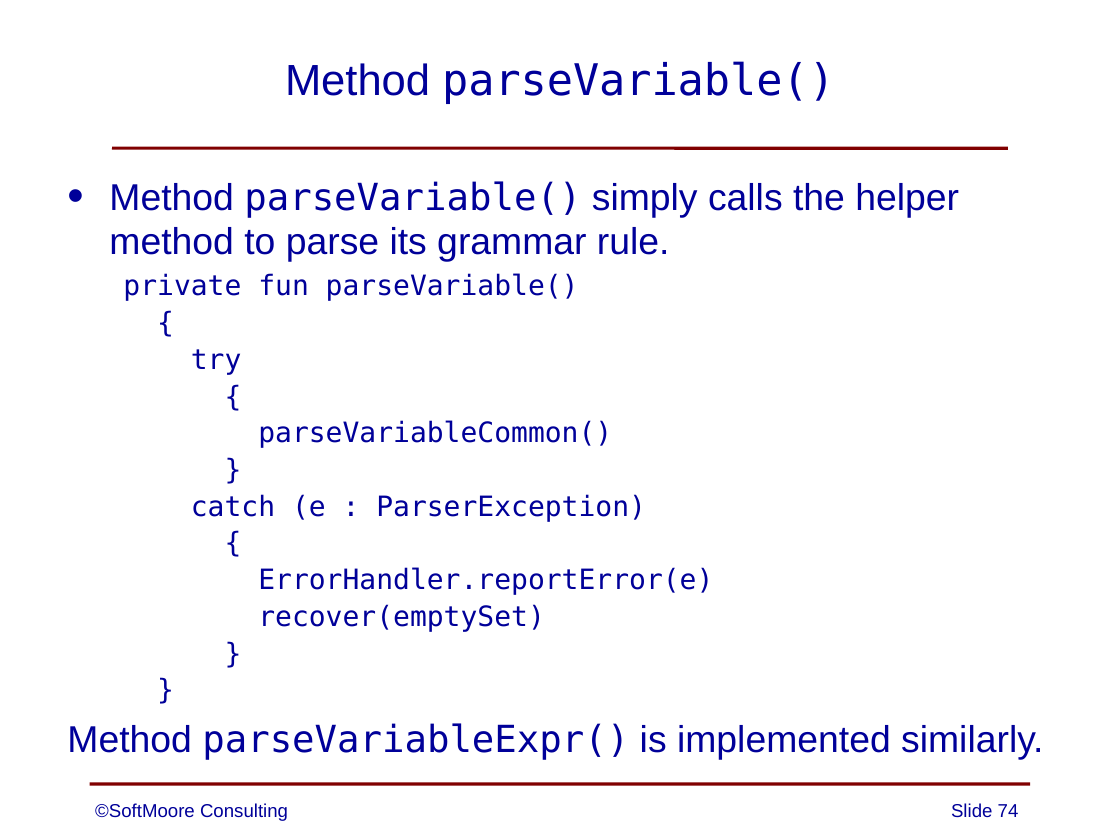
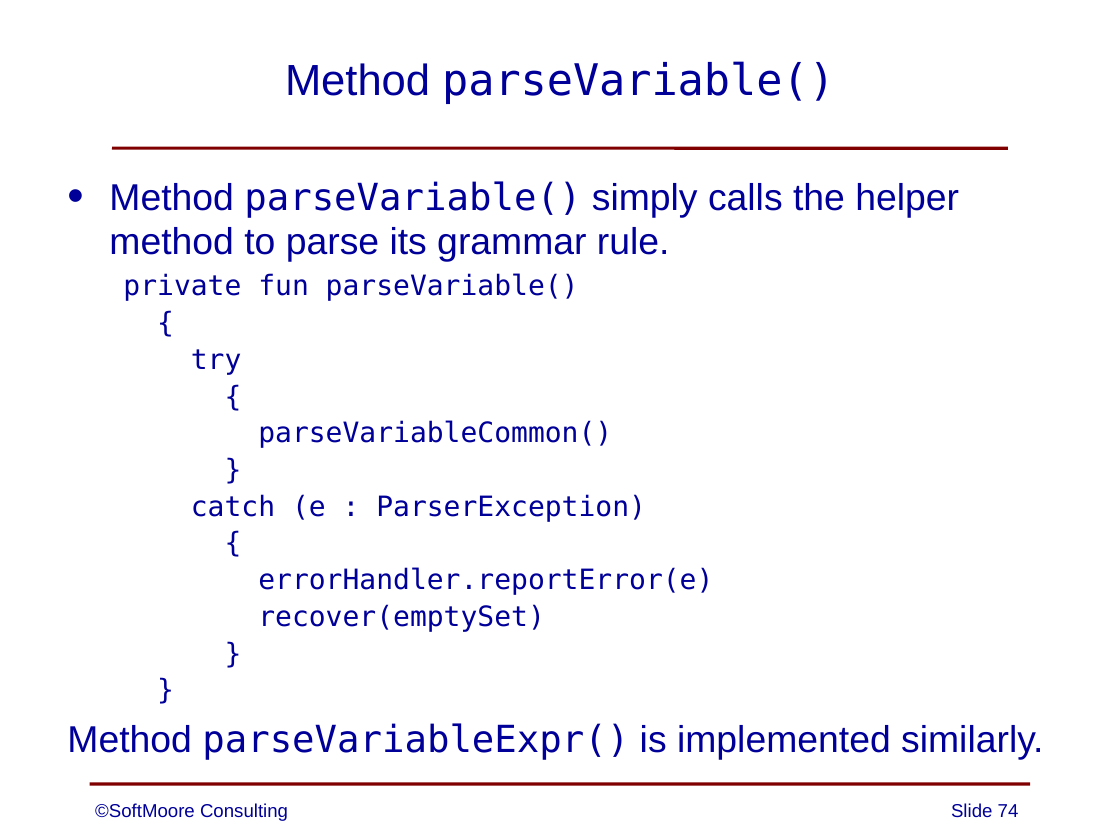
Before and after one commit to SoftMoore/CPRL-Kt-2nd, a slide deck: slide 74 of PowerPoints/06 - Syntax Analysis.pptx. Drawn at 1120x840 pixels with LibreOffice and Linux fonts; fonts in the diff are those of the drawing. Boxes give left, top, right and bottom in pixels: in the first picture for what was removed or moved away, otherwise in the second. Text is boxed around its words. In the diff, an @@ line names an element or a change of style, - is before the commit and + after.

```diff
--- a/PowerPoints/06 - Syntax Analysis.pptx
+++ b/PowerPoints/06 - Syntax Analysis.pptx
@@ text at [258, 567, 713, 595]: text changed @@
-  ErrorHandler.reportError(e)
+  errorHandler.reportError(e)
```
Also in this commit, not shown: 2 other files.
